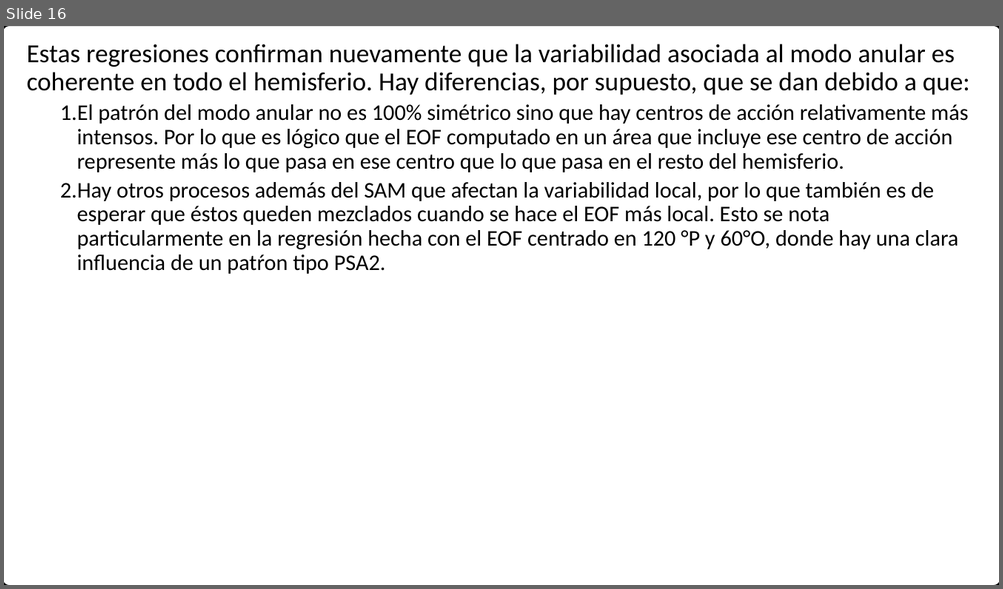
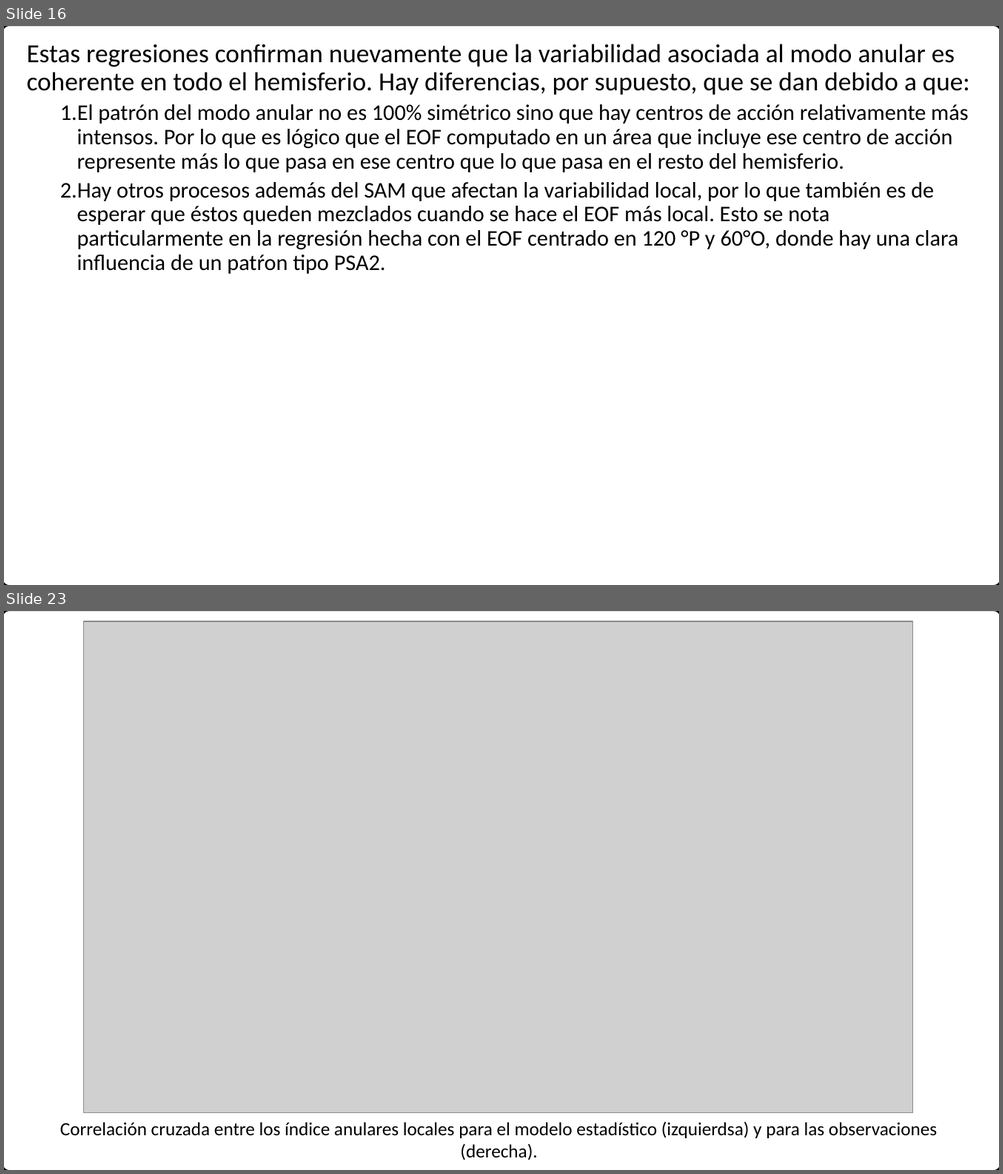
Before and after one commit to eliocamp/onda3, a slide deck: 27-CKV.pptx. Shown one above the other, each under a label of ours: slide 16 before the commit, slides 16 and 23 after it; the slides between them are not shown. The pictures are 1003x589 and 1003x1174 pixels, drawn with LibreOffice and Linux fonts; fonts in the diff are those of the drawing; grey boxes stand for pictures. Boxes give left, top, right and bottom in pixels: in the first picture for what was removed or moved away, otherwise in the second. Text is boxed around its words. In the diff, an @@ line names an element or a change of style, - is before the commit and + after.

```diff
--- a/27-CKV.pptx
+++ b/27-CKV.pptx
@@ slide 23 added at [4, 611, 999, 1170], background #FFFFFF; not listed: 1 template element that a slide beside it also shows @@
@@ picture added at [84, 621, 913, 1114] @@
@@ text added at [60, 1122, 936, 1161], 18 pt, text #000000 @@
+Correlación cruzada entre los índice anulares locales para el modelo estadístico (izquierdsa) y para las observaciones (derecha).
```
Also in this commit, not shown: 1 slide changed, 8 other slides added, 3 other files.
